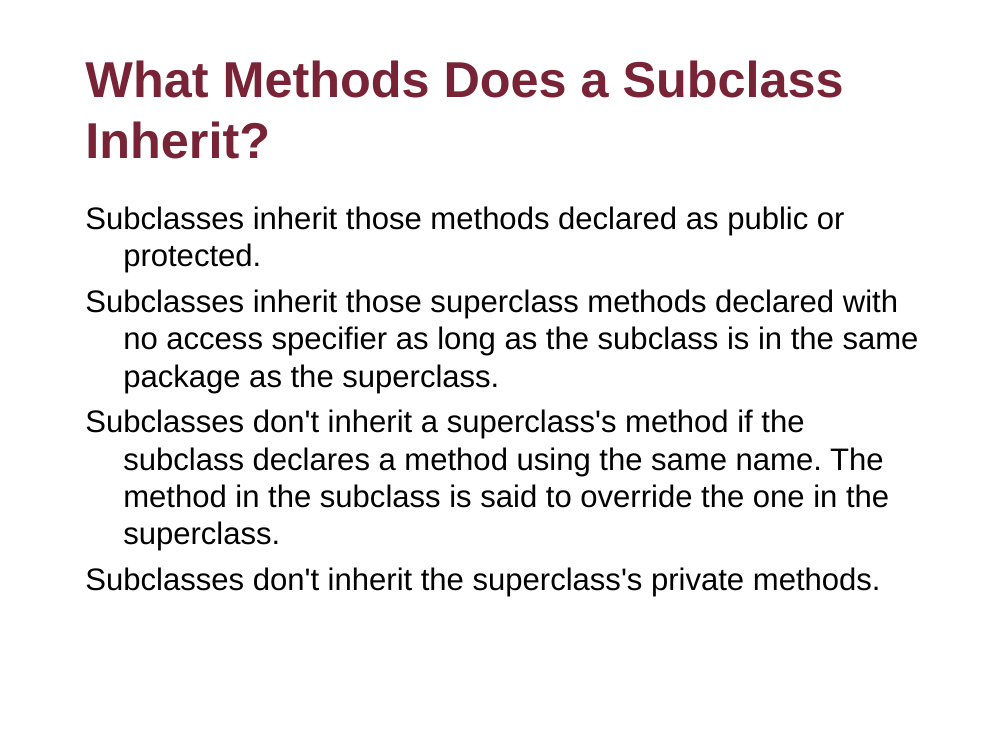
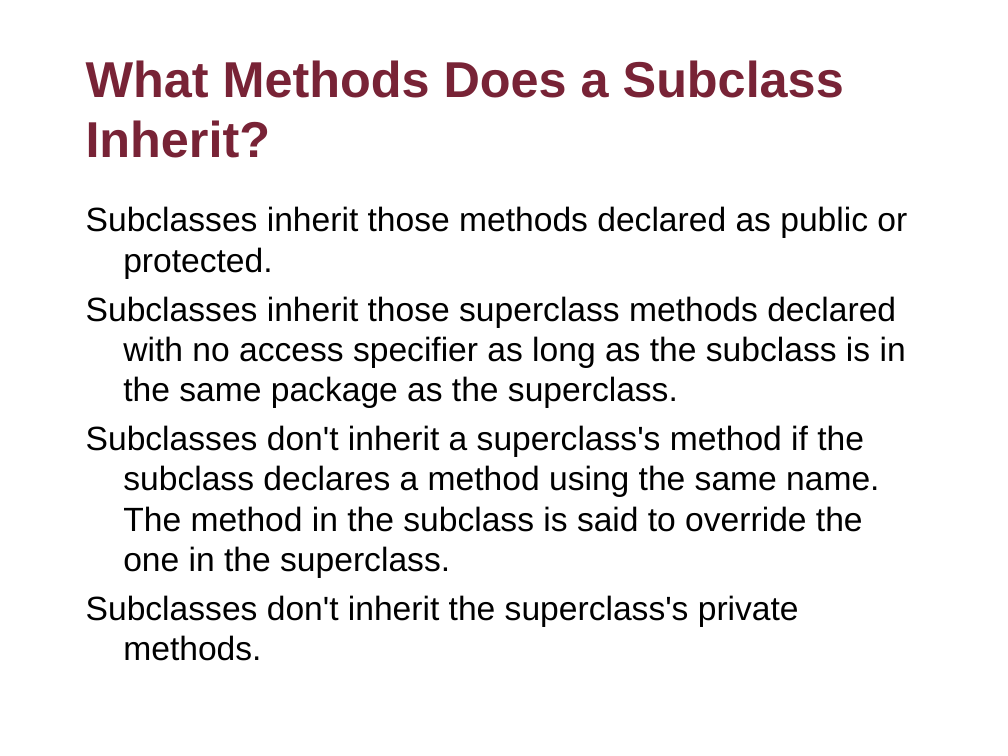
Before and after one commit to flyworker/java-workshop, a slide deck: slide 54 of Java_Trainning_Entry_Level.ppt. Drawn at 1008x756 pixels with LibreOffice and Linux fonts; fonts in the diff are those of the drawing; background and template pictures are left out. Boxes give left, top, right and bottom in pixels: in the first picture for what was removed or moved away, otherwise in the second. Text is boxed around its words. In the diff, an @@ line names an element or a change of style, - is before the commit and + after.

```diff
--- a/Java_Trainning_Entry_Level.ppt
+++ b/Java_Trainning_Entry_Level.ppt
@@ text "Subclasses inherit those methods declared ..." at (86, 206, 907, 661): size 22.2 to 24 pt; indent changed @@
```
Also in this commit, not shown: 14 other slides changed, 4 other files.
